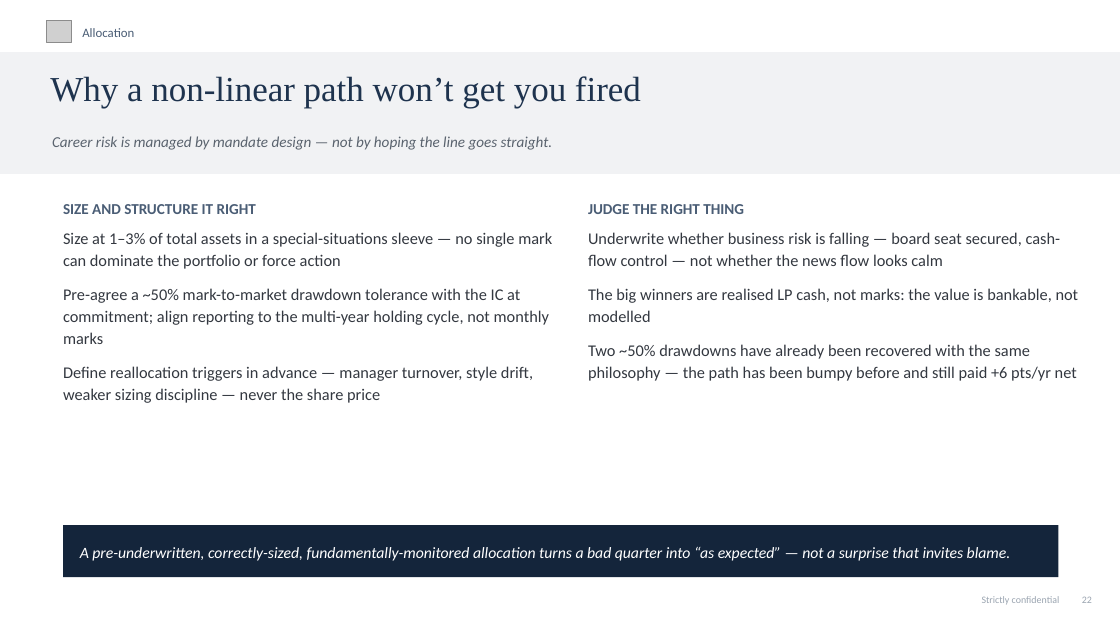
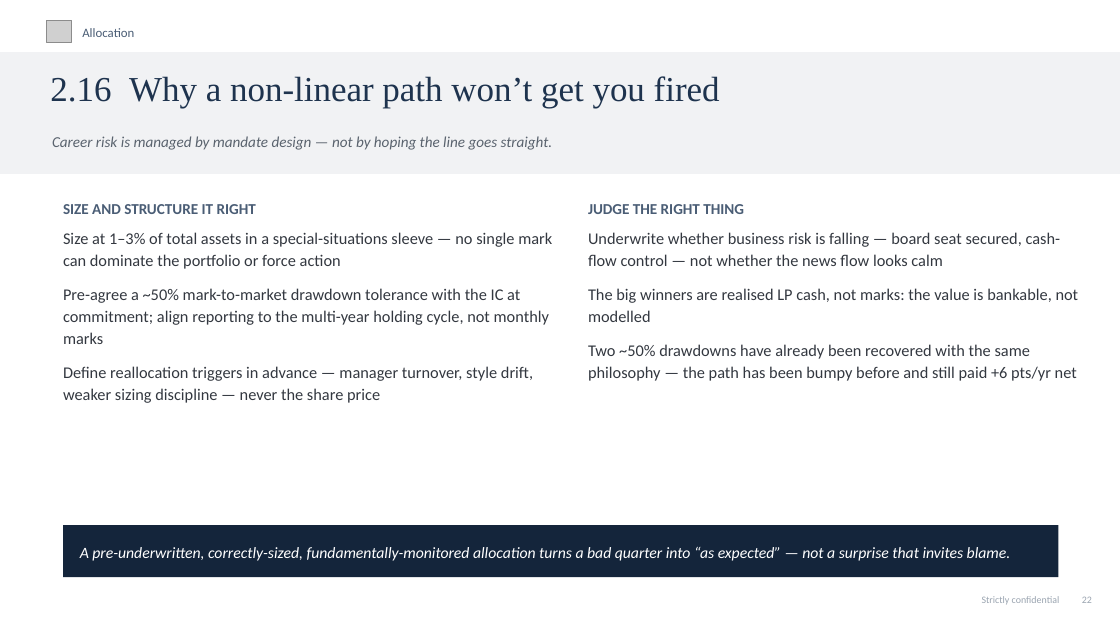
Before and after one commit to charette-lab/Claude, a slide deck: slide 25 of Athanase_Engaged_Ownership_Allocator_Deck.pptx. Drawn at 1120x630 pixels with LibreOffice and Linux fonts; fonts in the diff are those of the drawing; grey boxes stand for pictures. Boxes give left, top, right and bottom in pixels: in the first picture for what was removed or moved away, otherwise in the second. Text is boxed around its words. In the diff, an @@ line names an element or a change of style, - is before the commit and + after.

```diff
--- a/Athanase_Engaged_Ownership_Allocator_Deck.pptx
+++ b/Athanase_Engaged_Ownership_Allocator_Deck.pptx
@@ text at box(50, 76, 720, 108): text changed @@
-Why a non-linear path won’t get you fired
+2.16 Why a non-linear path won’t get you fired
```
Also in this commit, not shown: 21 other slides changed, 1 other file.
